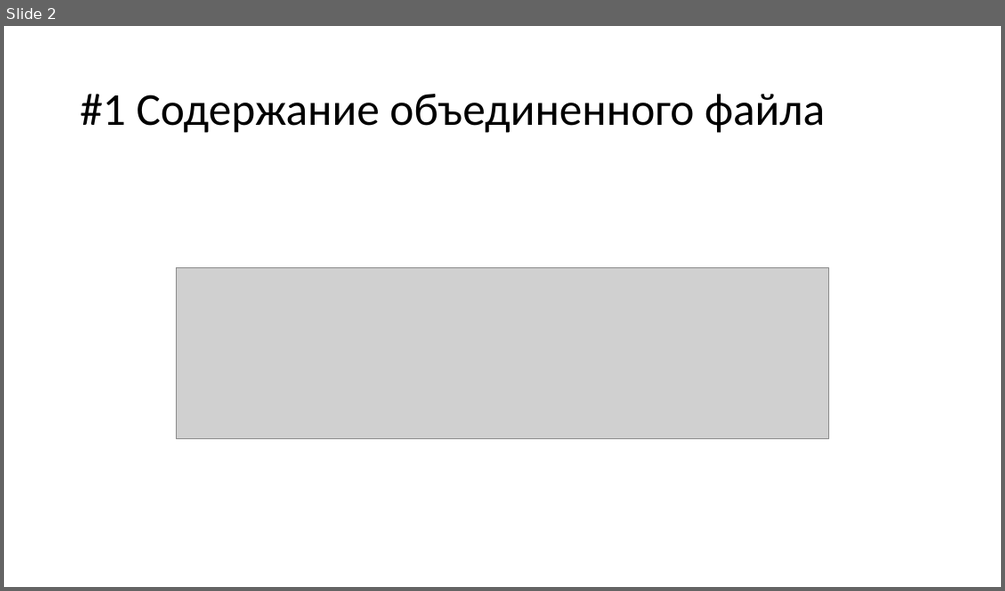
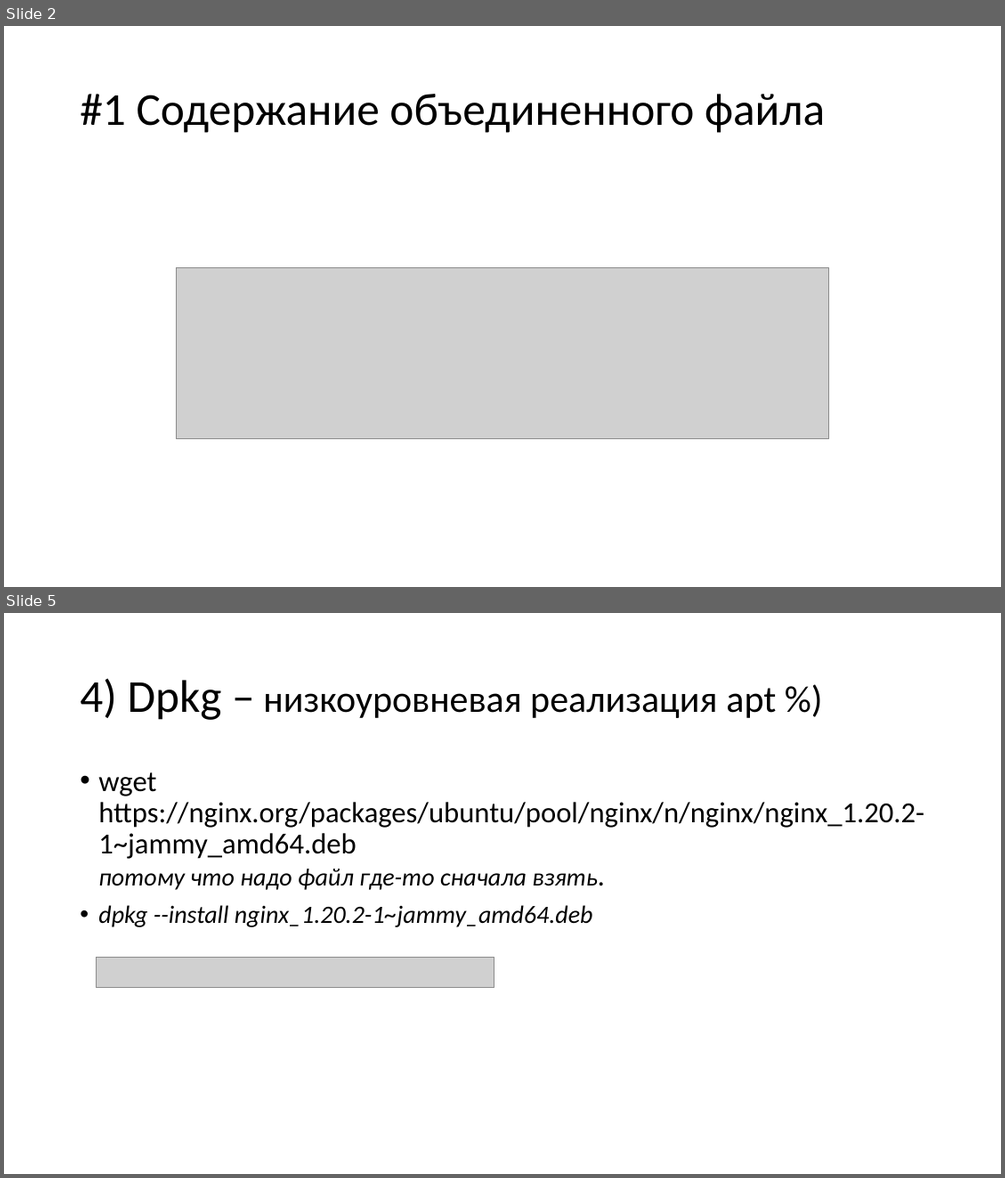
Before and after one commit to am1bestofluck/exam0723, a slide deck: report.pptx. Shown one above the other, each under a label of ours: slide 2 before the commit, slides 2 and 5 after it; the slides between them are not shown. The pictures are 1005x591 and 1005x1178 pixels, drawn with LibreOffice and Linux fonts; fonts in the diff are those of the drawing; grey boxes stand for pictures. Boxes give left, top, right and bottom in pixels: in the first picture for what was removed or moved away, otherwise in the second. Text is boxed around its words. In the diff, an @@ line names an element or a change of style, - is before the commit and + after.

```diff
--- a/report.pptx
+++ b/report.pptx
@@ slide 5 added at [4,613,1001,1174], background #FFFFFF @@
@@ title added at [80,678,776,720], 36 pt, text #000000 @@
+4) Dpkg – низкоуровневая реализация apt %)
@@ text added at [98,772,924,927], 28 pt, text #000000 @@
+• wget https://nginx.org/packages/ubuntu/pool/nginx/n/nginx/nginx_1.20.2-1~jammy_amd64.deb
+  потому что надо файл где-то сначала взять.
+• dpkg --install nginx_1.20.2-1~jammy_amd64.deb
@@ picture added at [96,957,494,988] @@
```
Also in this commit, not shown: 1 slide changed, 4 other slides added, 1 other file.
